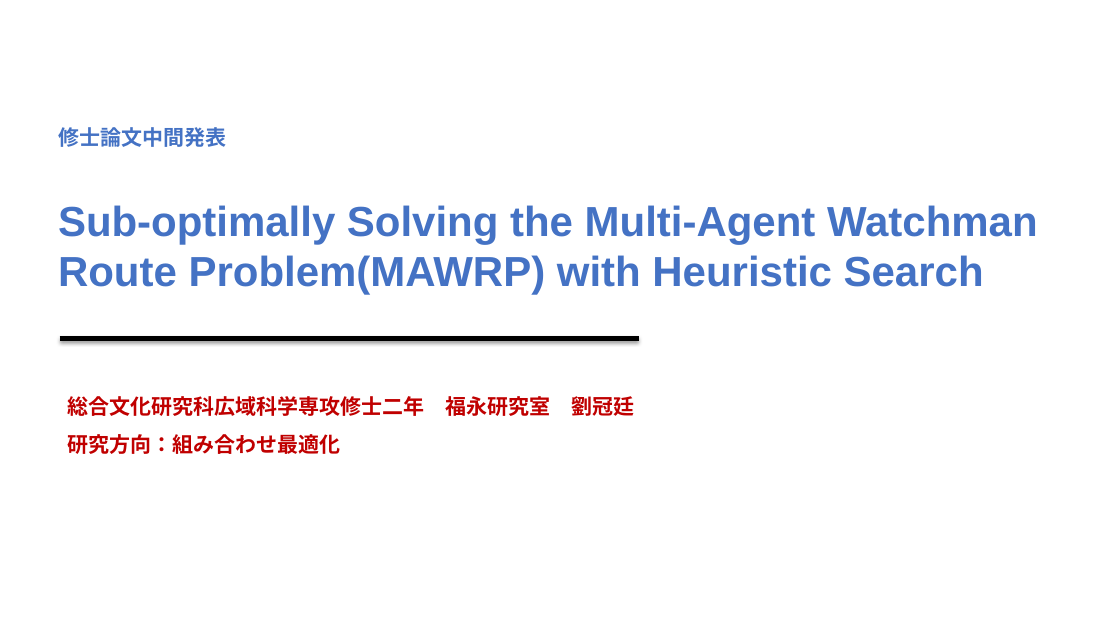
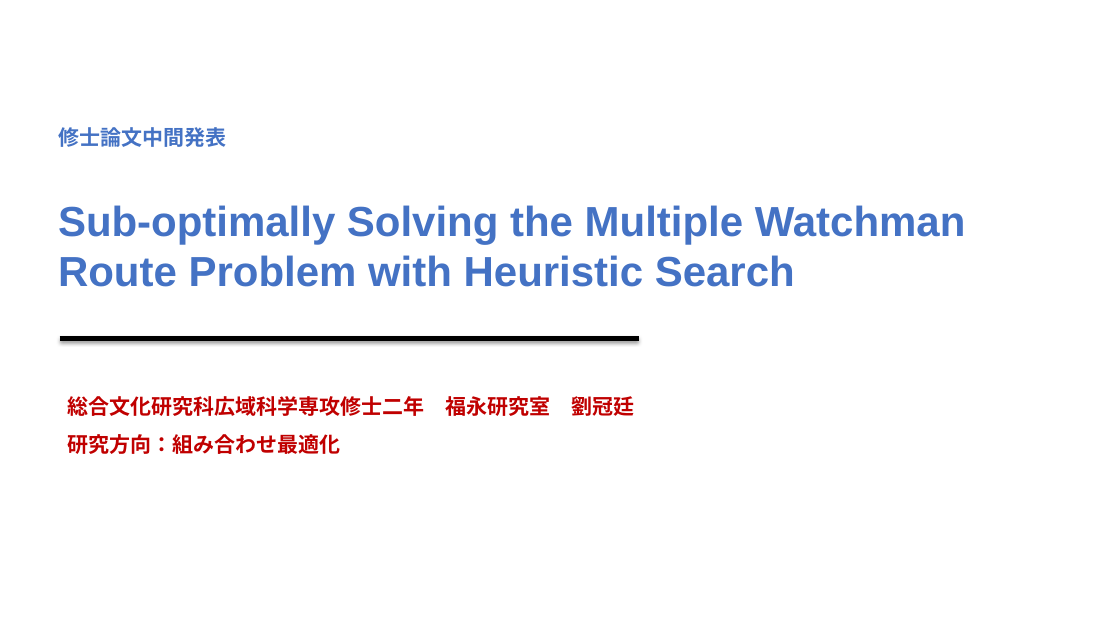
Before and after one commit to lgt494371725/Research, a slide deck: slide 1 of 31216835_LIUGuanting.pptx. Drawn at 1120x630 pixels with LibreOffice and Linux fonts; fonts in the diff are those of the drawing. Boxes give left, top, right and bottom in pixels: in the first picture for what was removed or moved away, otherwise in the second. Text is boxed around its words. In the diff, an @@ line names an element or a change of style, - is before the commit and + after.

Commit message:
multi-agent visualization complete

```diff
--- a/31216835_LIUGuanting.pptx
+++ b/31216835_LIUGuanting.pptx
@@ text at bbox=[58, 205, 966, 287]: text changed @@
-Sub-optimally Solving the Multi-Agent Watchman Route Problem(MAWRP) with Heuristic Search
+Sub-optimally Solving the Multiple Watchman Route Problem with Heuristic Search
```
Also in this commit, not shown: 1 other slide changed, 12 slides added, 1 slide removed, 6 other files.
